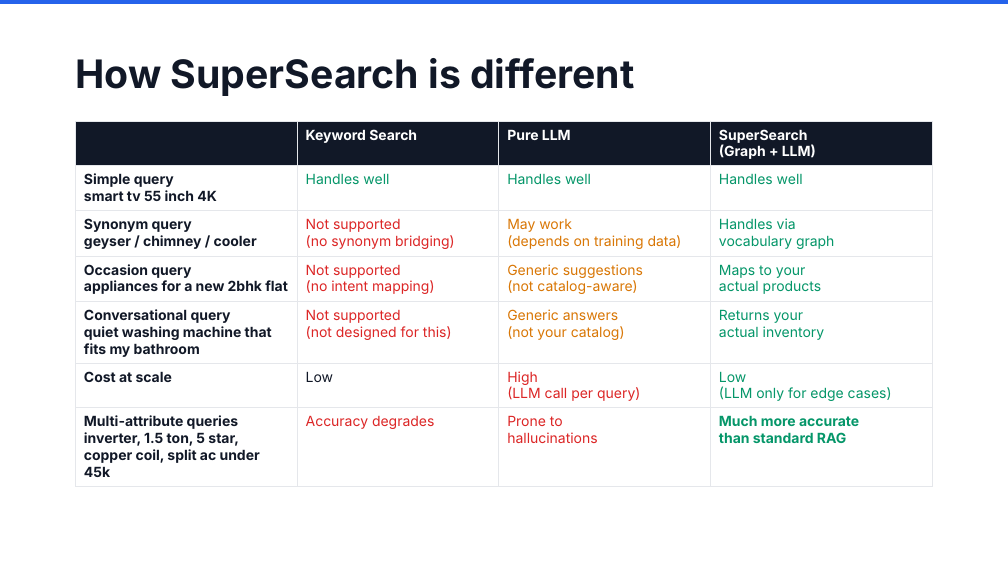
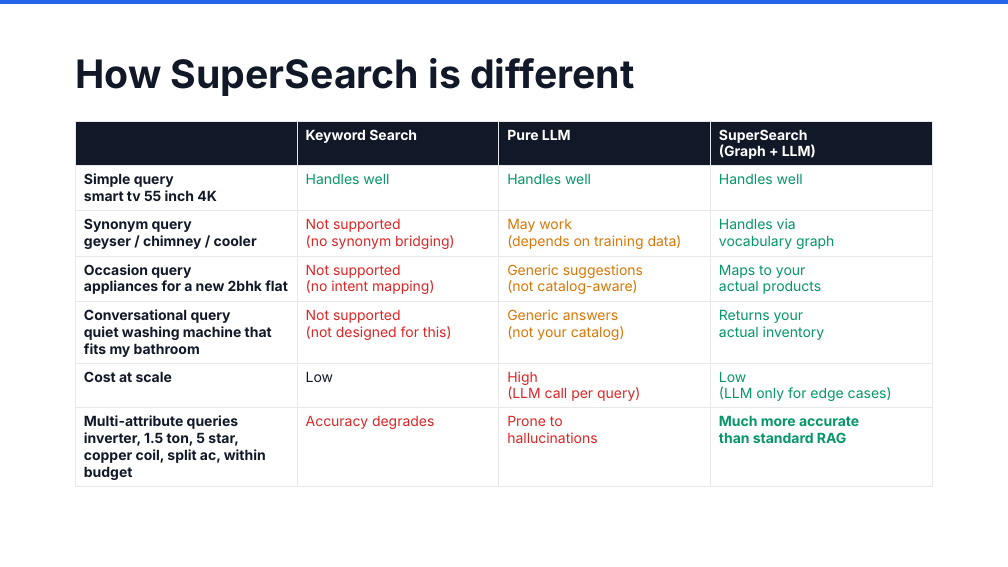
Before and after one commit to aantrikshhh/supersearch-ppt-templates, a slide deck: slide 13 of output/SS_Generic_Electronics.pptx. Drawn at 1008x567 pixels with LibreOffice and Linux fonts; fonts in the diff are those of the drawing. Boxes give left, top, right and bottom in pixels: in the first picture for what was removed or moved away, otherwise in the second. Text is boxed around its words. In the diff, an @@ line names an element or a change of style, - is before the commit and + after.

```diff
--- a/output/SS_Generic_Electronics.pptx
+++ b/output/SS_Generic_Electronics.pptx
@@ table at bbox=[76, 121, 932, 484] @@
-row 7, column 1: Multi-attribute queries / inverter, 1.5 ton, 5 star, copper coil, split ac under 45k
+row 7, column 1: Multi-attribute queries / inverter, 1.5 ton, 5 star, copper coil, split ac, within budget
```
Also in this commit, not shown: 3 other slides changed, 10 other files.
